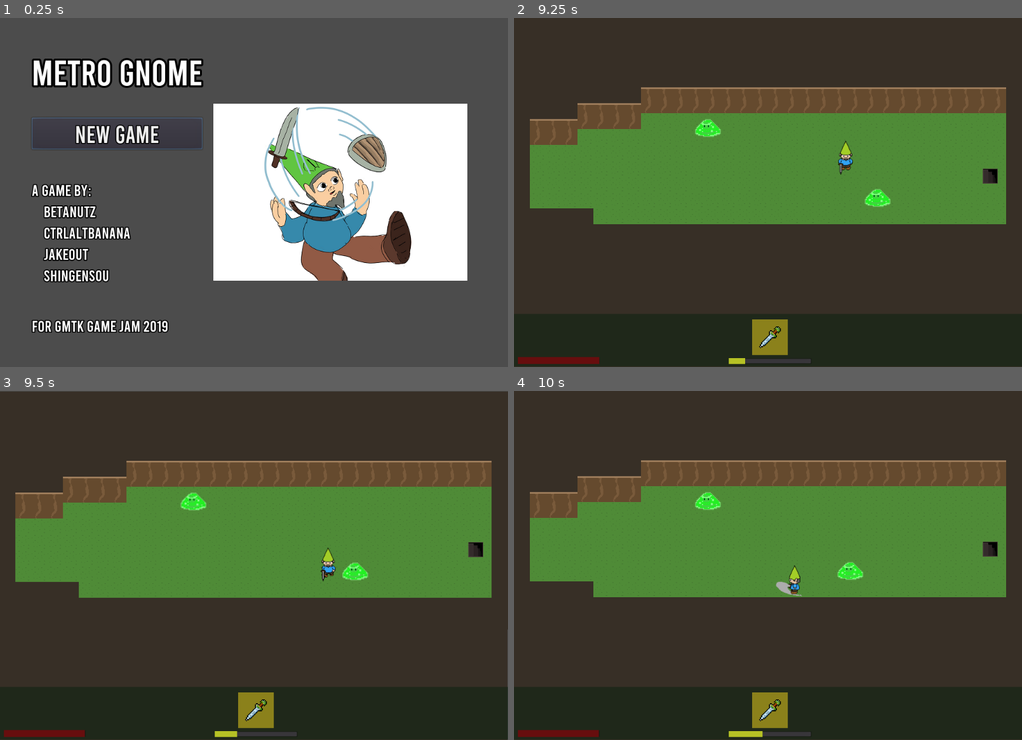
Above: before the commit, frames 1-4 (two rows, left to right).
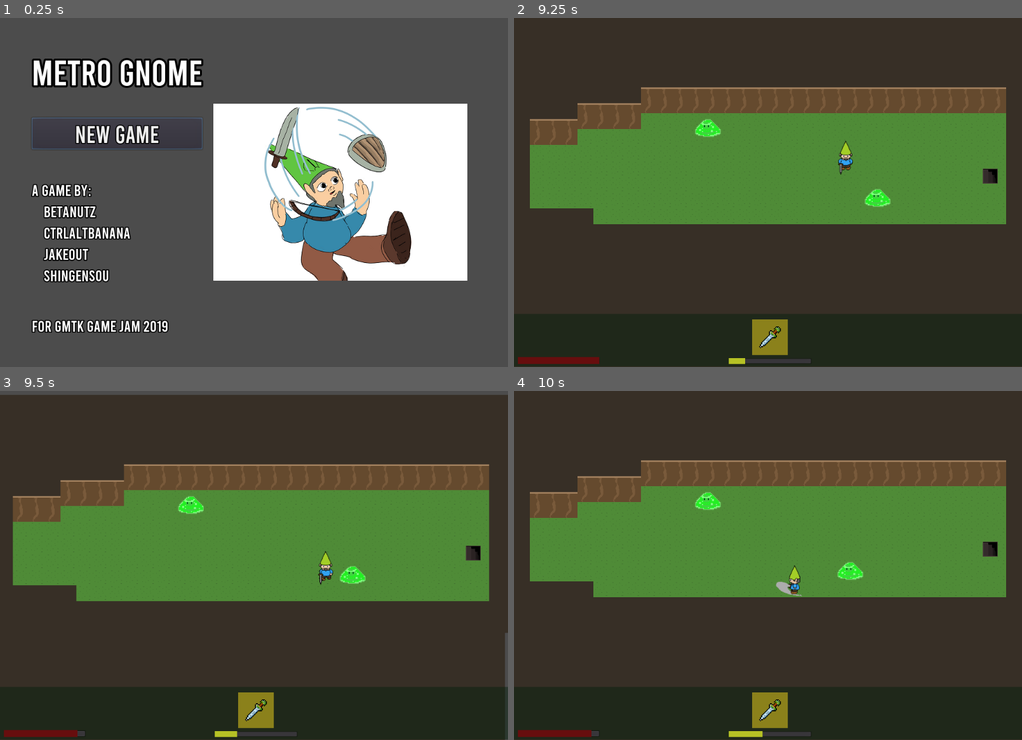
Above: after the commit, the same moments.

Repository: mfurtak/gmtk-game-jam-2019
Game: Godot game, scene res://menus/MainMenu.tscn
The game is run twice, just before and just after one commit, with the same random seed, the same clock (stepped at 60 frames per second) and the same inputs. Sound files missing from this copy of the repository are replaced by a short silence.
Inputs:
- Up to frame 1 (0.25 s): no input
- Up to frame 2 (9.25 s): click "New Game" at 0.5 s; hold Right (ui_right) 1.28-2.03 s; tap Space (ui_select) at 1.52, 2.27, 3.77, 4.52, 5.27, 6.77, 7.52, 8.27 s; hold Down (ui_down) 2.03-2.78 s; hold Right (ui_right) 2.78-3.53 s; hold Up (ui_up) 3.53-4.28 s; hold Left (ui_left) 4.28-5.78 s; hold Down (ui_down) 5.78-6.53 s; hold Right (ui_right) 6.53-7.28 s; hold Up (ui_up) 7.28-8.03 s; hold Right (ui_right) 8.03-8.78 s; hold Down (ui_down) from 8.78 s (still down)
- Up to frame 3 (9.5 s): keep holding Down (ui_down)
- Up to frame 4 (10 s): release Down (ui_down) at 9.53 s; hold Left (ui_left) from 9.53 s (still down); tap Space (ui_select) at 9.77 s

Frames 1-2 are identical in both runs. In frame 3, 5.0% of the frame differs, in the area x 0-100%, y 0-100%; in frame 4, less than 0.1%.

Commit message:
enemy tweaks (#11)

Diff:
--- a/gmtk-godot/Blob.gd
+++ b/gmtk-godot/Blob.gd
@@ -9,6 +9,7 @@
 const SPEED = 4
 const TOP_SPEED = 90
 const DECELERATION = 0.2
+const DAMAGE = 10
 
 func on_sword_attacked(damage):
 	request_death_sfx()
@@ -41,7 +42,7 @@
 	var collision = move_and_collide(velocity * delta)
 	if collision:
 		if  collision.collider.has_method("on_player_attacked"):
-			collision.collider.on_player_attacked(self)
+			collision.collider.on_player_attacked(self, DAMAGE)
 
 func _on_Timer_timeout():
 	direction = _randomize_direction()
--- a/gmtk-godot/Ghostie.gd
+++ b/gmtk-godot/Ghostie.gd
@@ -4,8 +4,9 @@
 var velocity = Vector2()
 var is_ghosting = false
 const MAX_HEALTH = 30.0
-const SPEED = 5
-const TOP_SPEED = 60
+const SPEED = 10
+const TOP_SPEED = 70
+const DAMAGE = 10
 
 var current_health = MAX_HEALTH
 
@@ -32,7 +33,7 @@
 	velocity.y =  max(min(player_direction.y * SPEED + velocity.y, TOP_SPEED), -TOP_SPEED)
 	position += velocity * delta
 	if(is_ghosting):
-		player.on_player_attacked(self)
+		player.on_player_attacked(self, DAMAGE)
 	$DamagedAnimation.flip_h = velocity.x < 0
 
 func on_attacked():
--- a/gmtk-godot/Thwomp.gd
+++ b/gmtk-godot/Thwomp.gd
@@ -12,8 +12,9 @@
 ]
 
 const SPEED = 10
-const TOP_SPEED = 500
+const TOP_SPEED = 200
 const DECELERATION = 0.1
+const DAMAGE = 10
 
 const sight_boxes = [
 	'LeftSight',
@@ -79,7 +80,7 @@
 		velocity = velocity.bounce(collision.normal)
 		if  collision.collider.has_method("on_player_attacked"):
 			play_thwomp_sfx()
-			collision.collider.on_player_attacked(self)
+			collision.collider.on_player_attacked(self, DAMAGE)
 
 	if velocity.y > 0:
 		$Anim.play("down")
